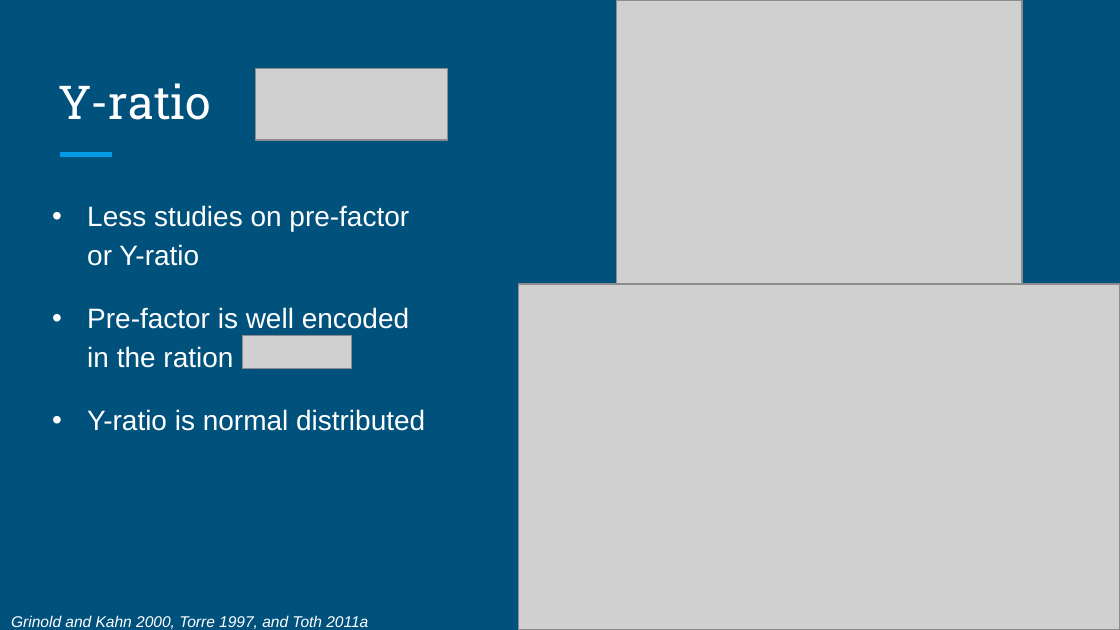
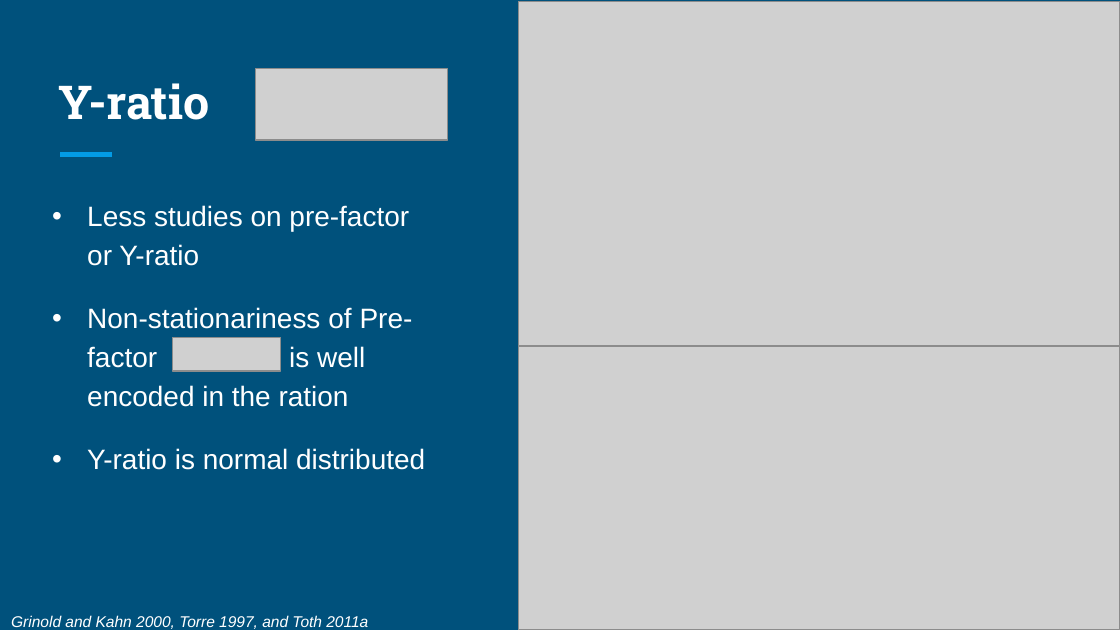
Before and after one commit to noisyoscillator/MTH9879_Market_Microstructure, a slide deck: slide 4 of HW/Presentation/MTH9879-Presentation #4.pptx (slide 5 before the commit). Drawn at 1120x630 pixels with LibreOffice and Linux fonts; fonts in the diff are those of the drawing; grey boxes stand for pictures. Boxes give left, top, right and bottom in pixels: in the first picture for what was removed or moved away, otherwise in the second. Text is boxed around its words. In the diff, an @@ line names an element or a change of style, - is before the commit and + after.

```diff
--- a/HW/Presentation/MTH9879-Presentation #4.pptx
+++ b/HW/Presentation/MTH9879-Presentation #4.pptx
@@ picture: place and size @@
-picture at box(519, 284, 1120, 630)
+picture at box(519, 1, 1120, 347)
@@ title "Y-ratio" at box(59, 83, 210, 120): bold on @@
@@ text at box(87, 307, 413, 407): text changed @@
-• Pre-factor is well encoded in the ration
+• Non-stationariness of Pre-factor is well encoded in the ration
@@ picture: place and size @@
-picture at box(243, 335, 352, 368)
+picture at box(172, 337, 281, 371)
@@ picture: place and size @@
-picture at box(617, 0, 1023, 284)
+picture at box(519, 346, 1120, 630)
```
Also in this commit, not shown: 5 other slides changed, 1 slide removed, 3 other files.
